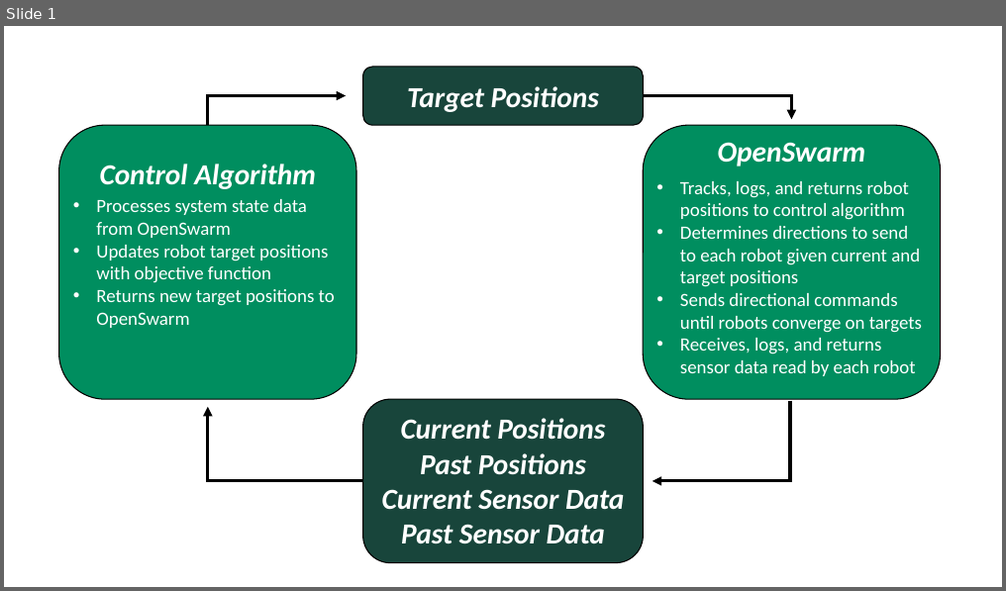
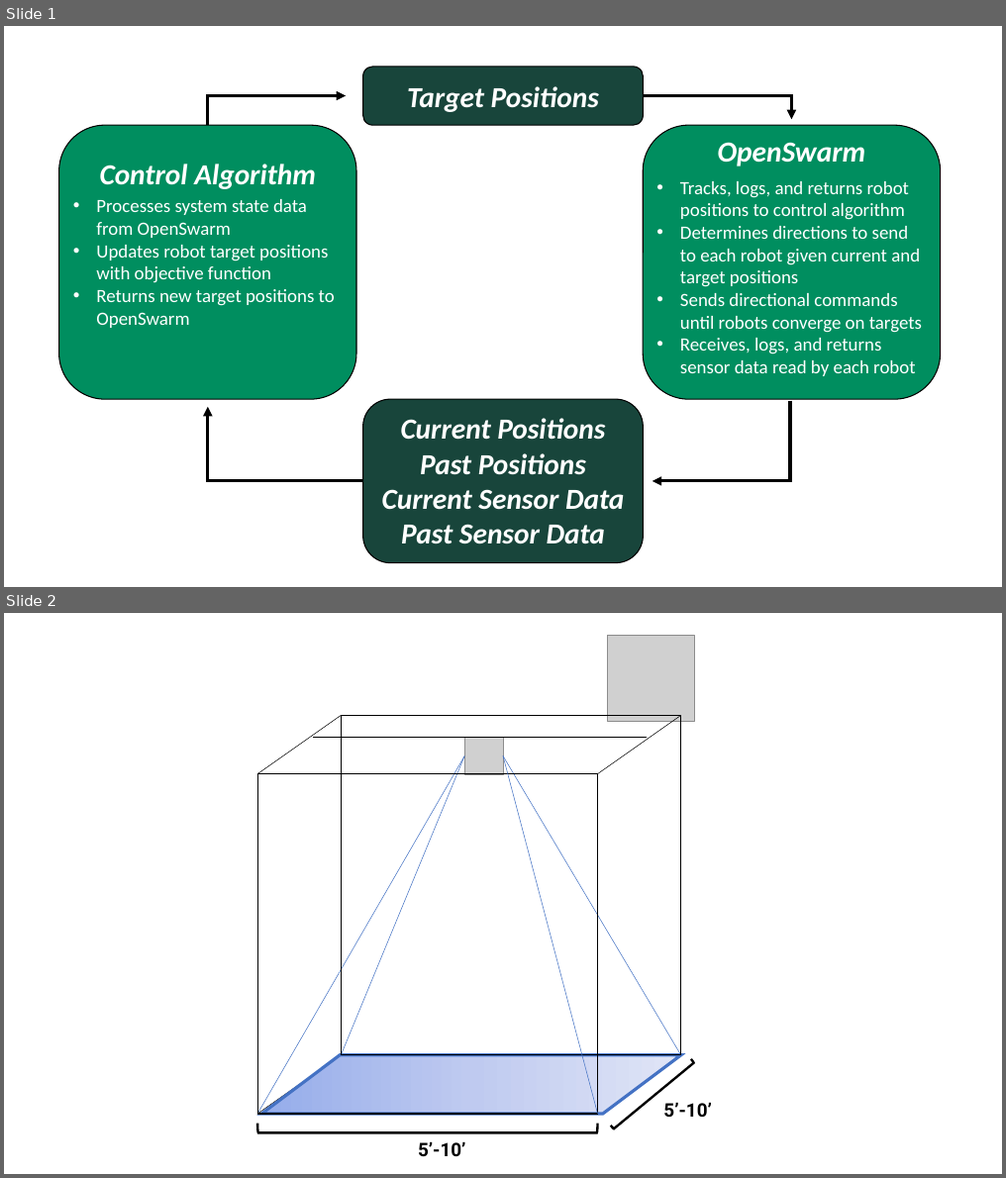
Before and after one commit to ampersandmcd/OpenSwarm, a slide deck: Docs/Images/Diagrams.pptx. Shown one above the other, each under a label of ours: slide 1 before the commit, slides 1 and 2 after it. The pictures are 1006x591 and 1006x1178 pixels, drawn with LibreOffice and Linux fonts; fonts in the diff are those of the drawing; grey boxes stand for pictures. Boxes give left, top, right and bottom in pixels: in the first picture for what was removed or moved away, otherwise in the second. Text is boxed around its words. In the diff, an @@ line names an element or a change of style, - is before the commit and + after.

```diff
--- a/Docs/Images/Diagrams.pptx
+++ b/Docs/Images/Diagrams.pptx
@@ slide 2 added at box(4, 613, 1002, 1174), background #FFFFFF @@
@@ rectangle added at box(202, 613, 727, 1153), fill #FFFFFF, outline #FFFFFF 1 pt @@
@@ picture added at box(608, 635, 695, 722) @@
@@ line added from (464, 756) to (257, 1114), #4472C4 0.5 pt @@
@@ group added at box(257, 716, 681, 1114): 3 lines, 2 rectangles @@
@@ line added from (464, 756) to (341, 1056), #4472C4 0.5 pt @@
@@ picture added at box(464, 737, 503, 774) @@
@@ line added from (503, 756) to (681, 1056), #4472C4 0.5 pt @@
@@ line added from (503, 756) to (598, 1114), #4472C4 0.5 pt @@
@@ line added from (257, 1114) to (341, 1056), #000000 0.5 pt @@
@@ parallelogram added at box(261, 1056, 681, 1114), fill gradient #96ABEA to #C0CBF0 to #E0E5F7, outline #4472C4 3 pt @@
@@ line added from (598, 1114) to (681, 1056), #000000 0.5 pt @@
@@ left bracket added at box(611, 1059, 694, 1129), outline #000000 2.25 pt @@
@@ text added at box(663, 1102, 711, 1118), 18 pt, text #000000, bold @@
+5’-10’
@@ left bracket added at box(257, 1123, 597, 1133), outline #000000 2.25 pt @@
@@ text added at box(418, 1142, 465, 1157), 18 pt, text #000000, bold @@
+5’-10’
```
Also in this commit, not shown: 4 other files.
